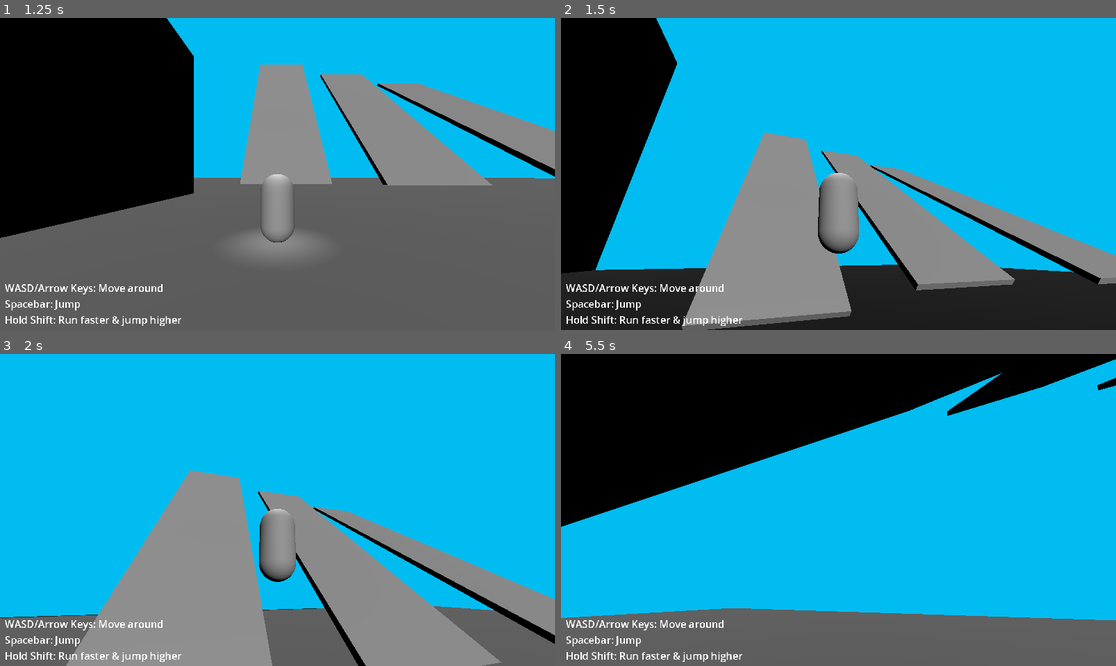
Above: before the commit, frames 1-4 (two rows, left to right).
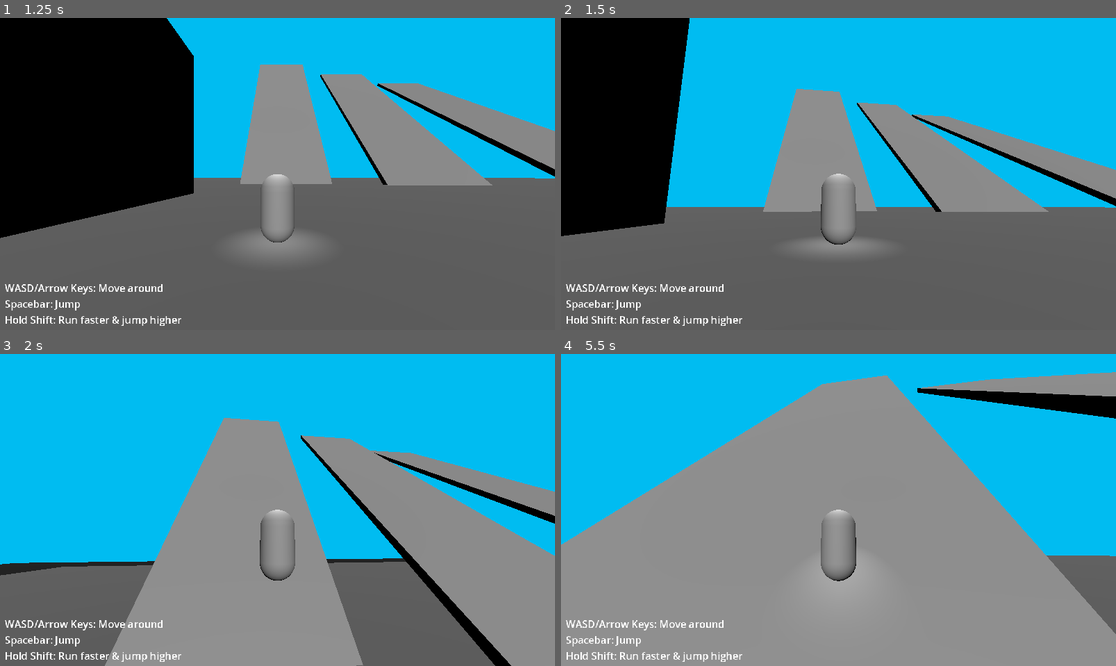
Above: after the commit, the same moments.

Repository: jackmenty/2025-Game
Game: Godot game, scene res://Scenes/Start_screen.tscn
Same seed, same stepped clock (60 frames per second), same inputs: the game is played once before the commit and once after it.
Inputs (mouse positions are in pixels of both pictures, inside the frame that each line leads up to):
- Up to frame 1 (1.25 s): click "PLAY" at 0.5 s
- Up to frame 2 (1.5 s): tap Enter at 1.25 s; move the mouse to (866, 174) at 1.27 s; hold W (move_forward) from 1.28 s (still down); hold Shift (sprint) from 1.28 s (still down)
- Up to frame 3 (2 s): keep holding W (move_forward); keep holding Shift (sprint); tap Space (jump) at 1.52 s
- Up to frame 4 (5.5 s): keep holding W (move_forward); move the mouse to (810, 510) at 2.02 s; release Shift (sprint) at 2.03 s; tap Shift (sprint) at 2.1, 3.6, 5.1 s; tap Space (jump) at 2.27, 3.77, 4.52, 5.27 s; move the mouse to (849, 503) at 2.77 s; hold Shift (sprint) 2.78-3.53 s; move the mouse to (832, 516) at 3.52 s; move the mouse to (877, 513) at 4.27 s; hold Shift (sprint) 4.28-5.03 s; move the mouse to (794, 506) at 5.02 s

Frame 1 is identical in both runs. In frame 2, 50% of the frame differs, in the area x 0-100%, y 0-100%; in frame 3, 35%; in frame 4, 87%.

Commit message:
speed feedback

Diff:
--- a/Scenes/Player.tscn
+++ b/Scenes/Player.tscn
@@ -65,10 +65,13 @@
 
 [node name="Label" type="Label" parent="HUD/Control"]
 layout_mode = 1
-offset_left = 48.0
-offset_top = 32.0
-offset_right = 168.0
-offset_bottom = 104.0
+anchors_preset = -1
+anchor_left = 0.0416667
+anchor_top = 0.0493827
+anchor_right = 0.145833
+anchor_bottom = 0.160494
+theme_override_font_sizes/font_size = 20
+metadata/_edit_use_anchors_ = true
 
 [node name="Label2" type="Label" parent="HUD/Control"]
 layout_mode = 1
--- a/Scripts/Player.gd
+++ b/Scripts/Player.gd
@@ -3,7 +3,7 @@
 
 
 @export var hp_label : Label
-const SPEED = 8
+const SPEED = 12
 const JUMP_VELOCITY = 15
 @export var springarm : SpringArm3D
 @export var camera : Camera3D
--- a/Scripts/camera_spring_arm.gd
+++ b/Scripts/camera_spring_arm.gd
@@ -1,6 +1,6 @@
 extends SpringArm3D
 
-@export var mouse_sensitivity: float = 0.005
+@export var mouse_sensitivity: float = 0.002
 @export_range(-90.0, 0.0, 0.1 , "radians_as_degrees") var min_vertical_angle: float = -PI/2
 @export_range(0.0, 90.0, 0.1 , "radians_as_degrees") var max_vertical_angle: float = PI/4
 
